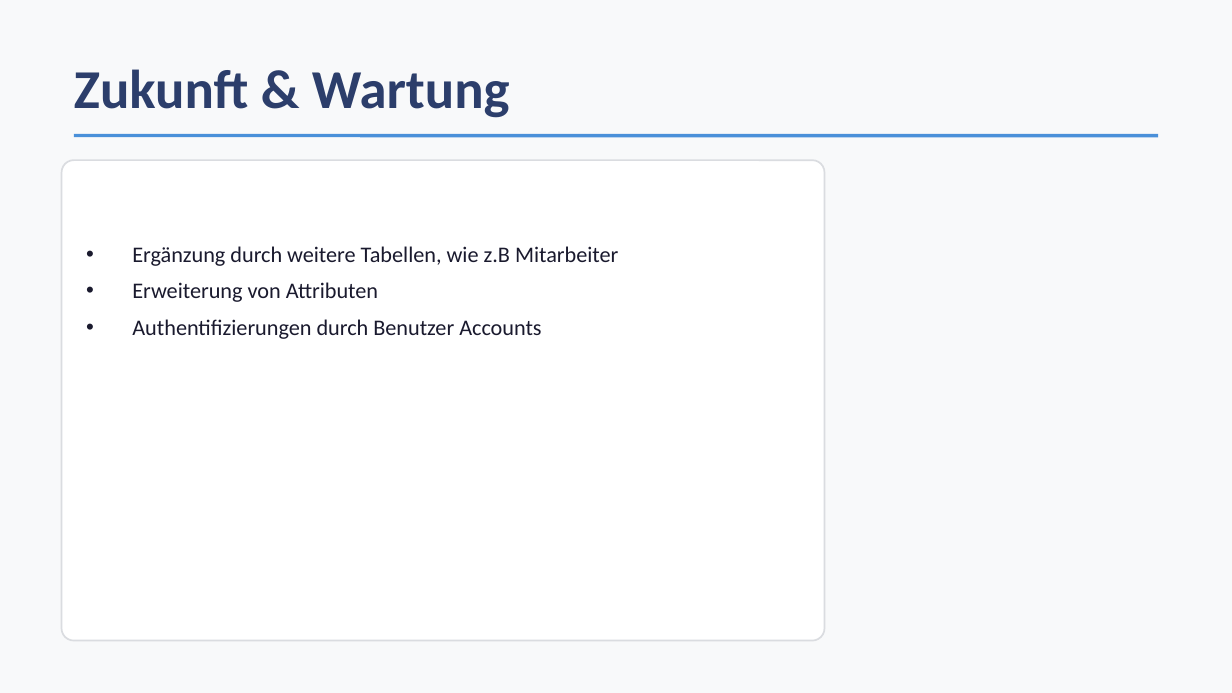
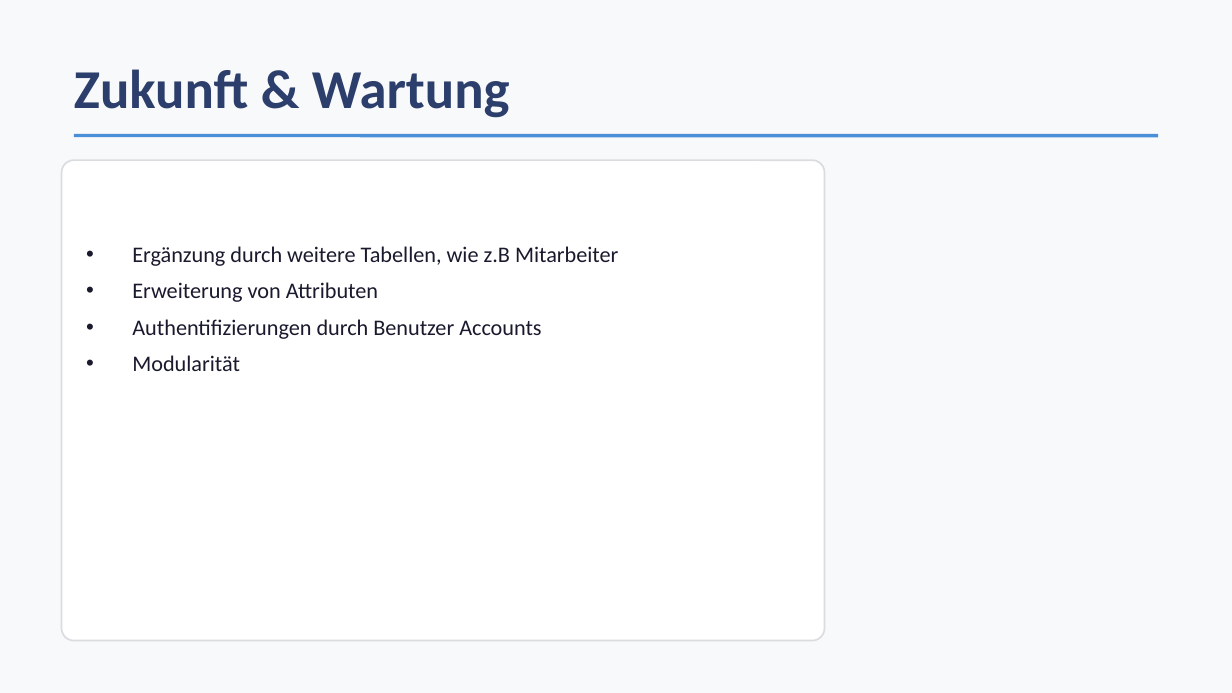
Before and after one commit to Nagerholz/GerMan, a slide deck: slide 8 of GerMan_Präsi.pptx. Drawn at 1232x693 pixels with LibreOffice and Linux fonts; fonts in the diff are those of the drawing. Boxes give left, top, right and bottom in pixels: in the first picture for what was removed or moved away, otherwise in the second. Text is boxed around its words. In the diff, an @@ line names an element or a change of style, - is before the commit and + after.

```diff
--- a/GerMan_Präsi.pptx
+++ b/GerMan_Präsi.pptx
@@ text at (132,355,240,371): paragraph added @@
+• Modularität
```
Also in this commit, not shown: 2 other slides changed.
